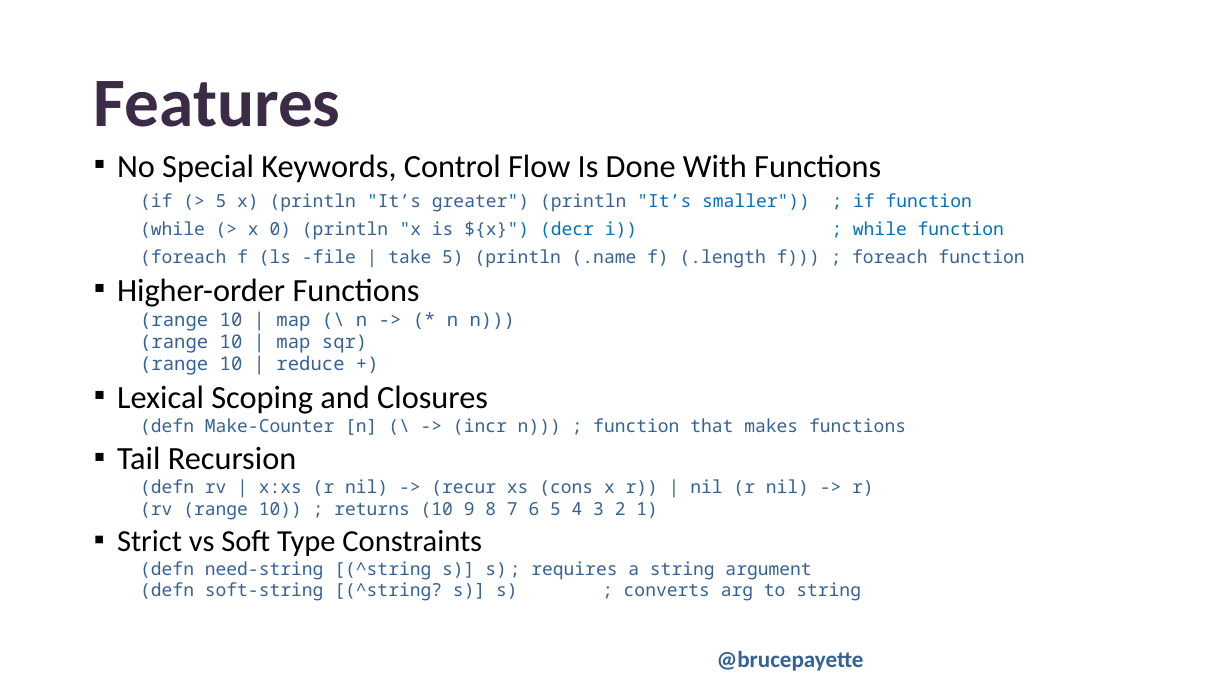
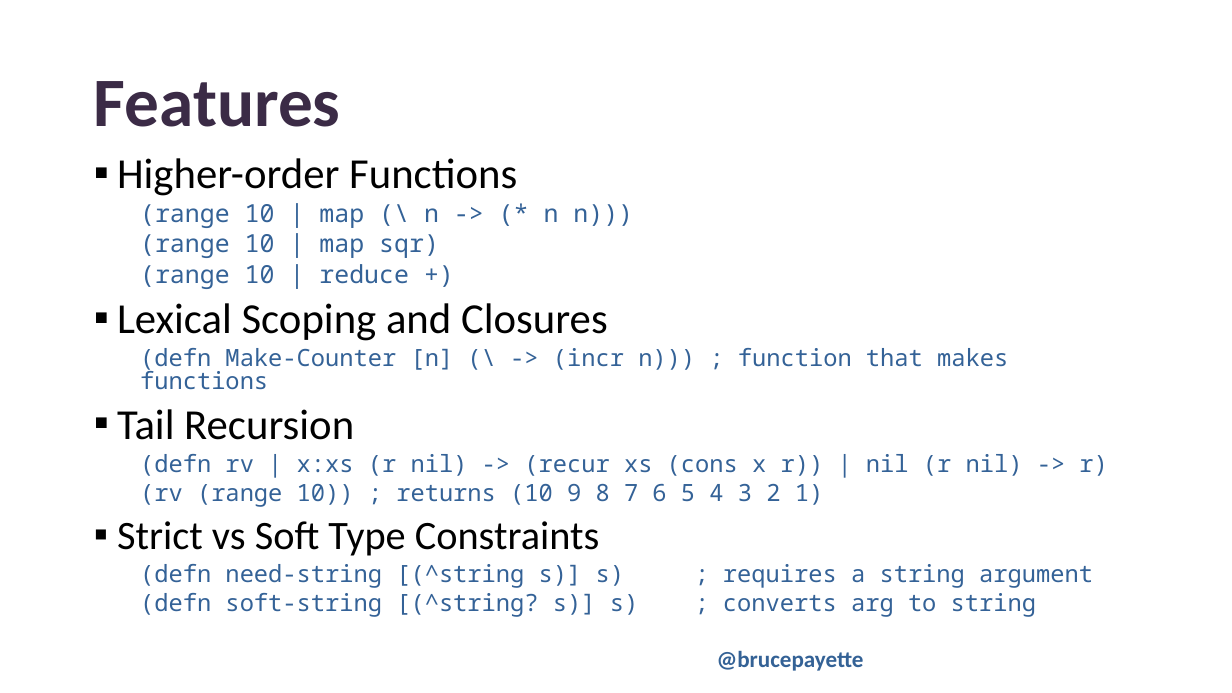
Before and after one commit to BrucePay/BraidLang, a slide deck: slide 12 of PSCONFEU23_payette_braid.pptx. Drawn at 1232x693 pixels with LibreOffice and Linux fonts; fonts in the diff are those of the drawing; background and template pictures are left out. Boxes give left, top, right and bottom in pixels: in the first picture for what was removed or moved away, otherwise in the second. Text is boxed around its words. In the diff, an @@ line names an element or a change of style, - is before the commit and + after.

```diff
--- a/PSCONFEU23_payette_braid.pptx
+++ b/PSCONFEU23_payette_braid.pptx
@@ text "Higher-order Functions" at (117, 158, 1107, 617): size 25.2 to 33.3 pt in "Higher-order Functions", "Lexical Scoping and Closures", "Tail Recursion"; size 14.7 to 19.4 pt in "(range 10 | map (\ n -> ...", "(range 10 | map sqr)", "(range 10 | reduce +)"; size 14 to 18.5 pt in "(defn Make-Counter [n] (\ -> (incr n))) ...", "(defn rv | x:xs (r nil) -> ...", "(rv (range 10)) ; returns (10 9 ...", "(defn need-string [(^string s)] s) ; requires ..." and 1 more places; size 23.8 to 31.4 pt in "Strict vs Soft Type Constraints"; line spacing 0.7 to 0.8 @@
@@ text at (117, 154, 1024, 268): paragraphs removed @@
-▪ No Special Keywords, Control Flow Is Done With Functions
-  (if (> 5 x) (println "It’s greater") (println "It’s smaller")) ; if function
-  (while (> x 0) (println "x is ${x}") (decr i)) ; while function
-  (foreach f (ls -file | take 5) (println (.name f) (.length f))) ; foreach function
```
Also in this commit, not shown: 3 other slides changed.
